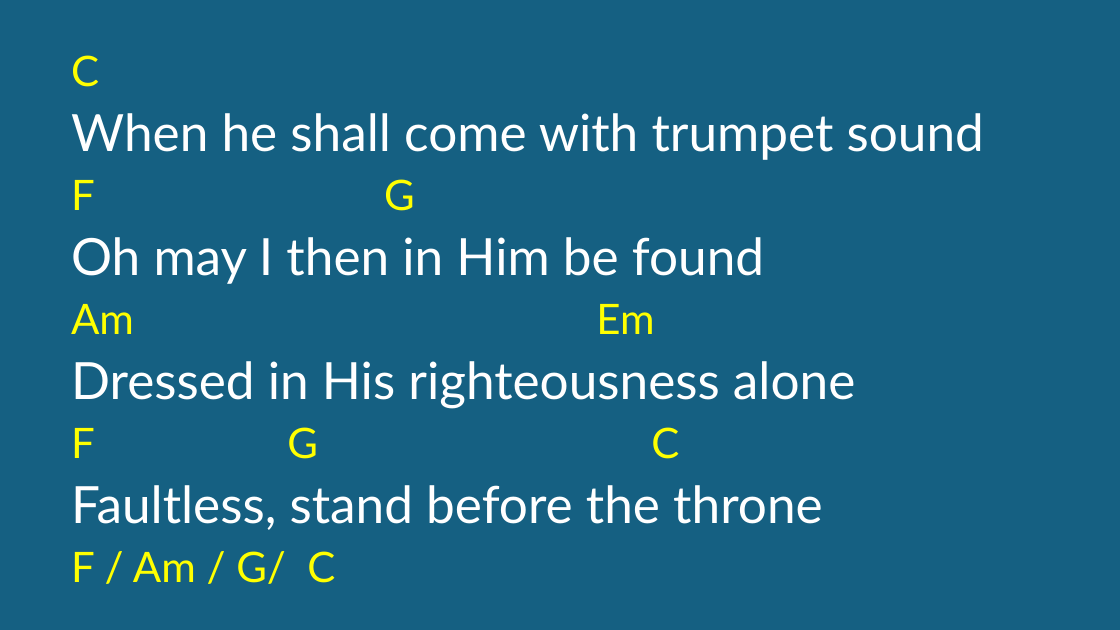
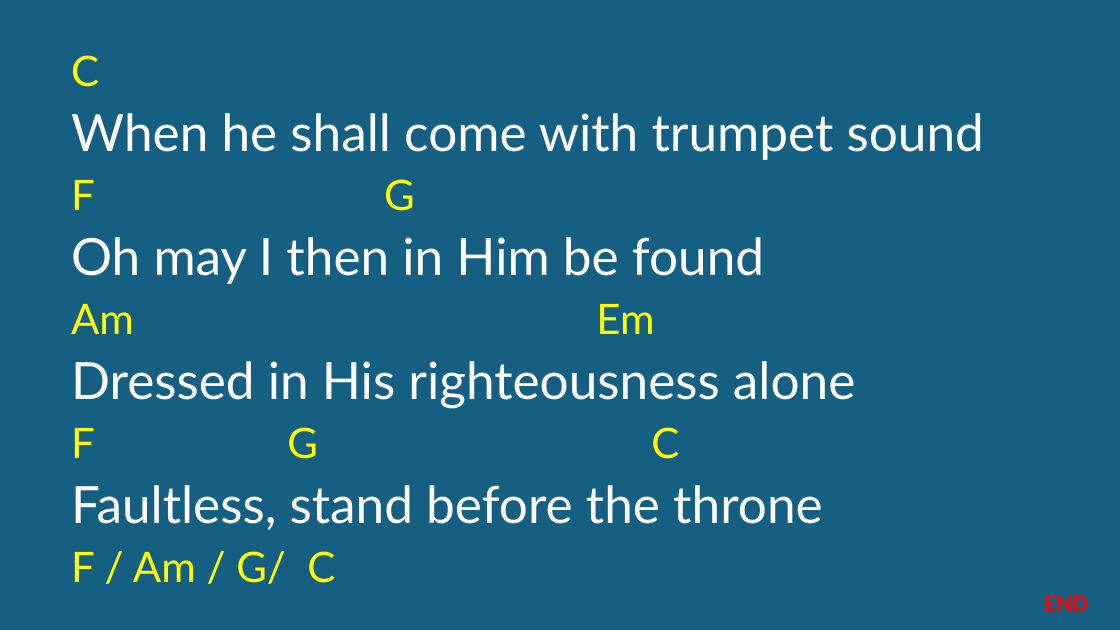
Before and after one commit to kendall412/worship, a slide deck: slide 41 of 2026-04-03 El Camino Set (CHORDS).pptx. Drawn at 1120x630 pixels with LibreOffice and Linux fonts; fonts in the diff are those of the drawing. Boxes give left, top, right and bottom in pixels: in the first picture for what was removed or moved away, otherwise in the second. Text is boxed around its words. In the diff, an @@ line names an element or a change of style, - is before the commit and + after.

```diff
--- a/2026-04-03 El Camino Set (CHORDS).pptx
+++ b/2026-04-03 El Camino Set (CHORDS).pptx
@@ text added at (1044,595,1088,611), 18 pt, text #FF0000, bold @@
+END
```
Also in this commit, not shown: 9 other slides changed.
